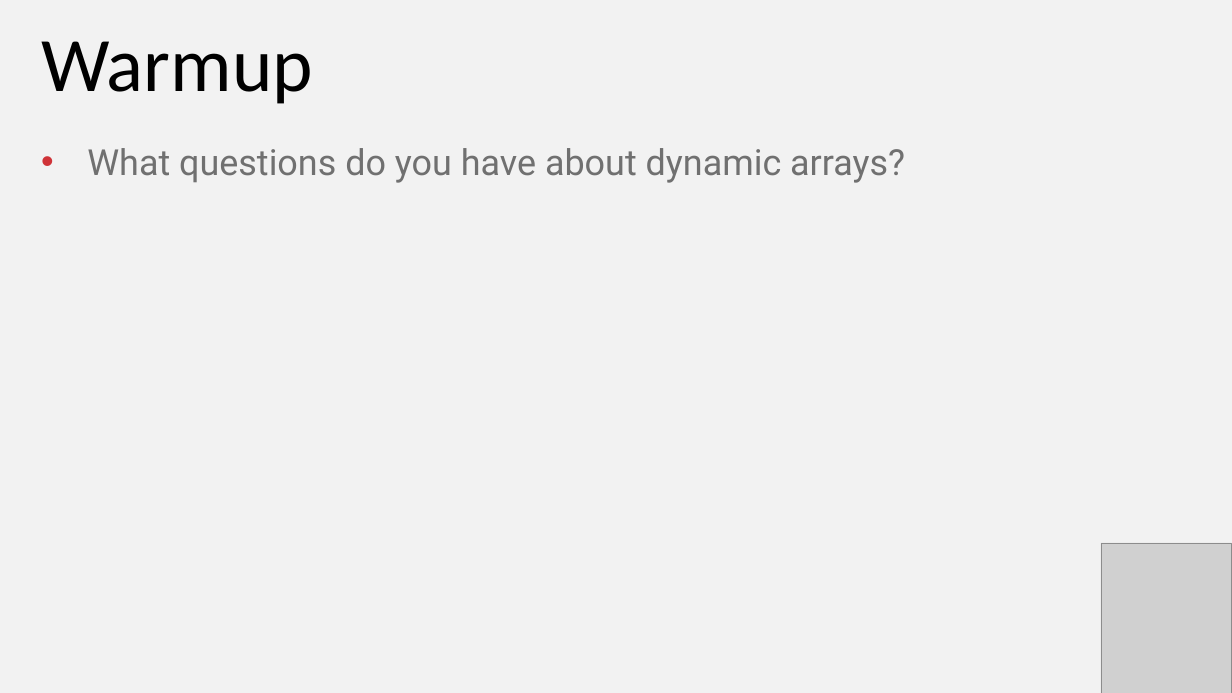
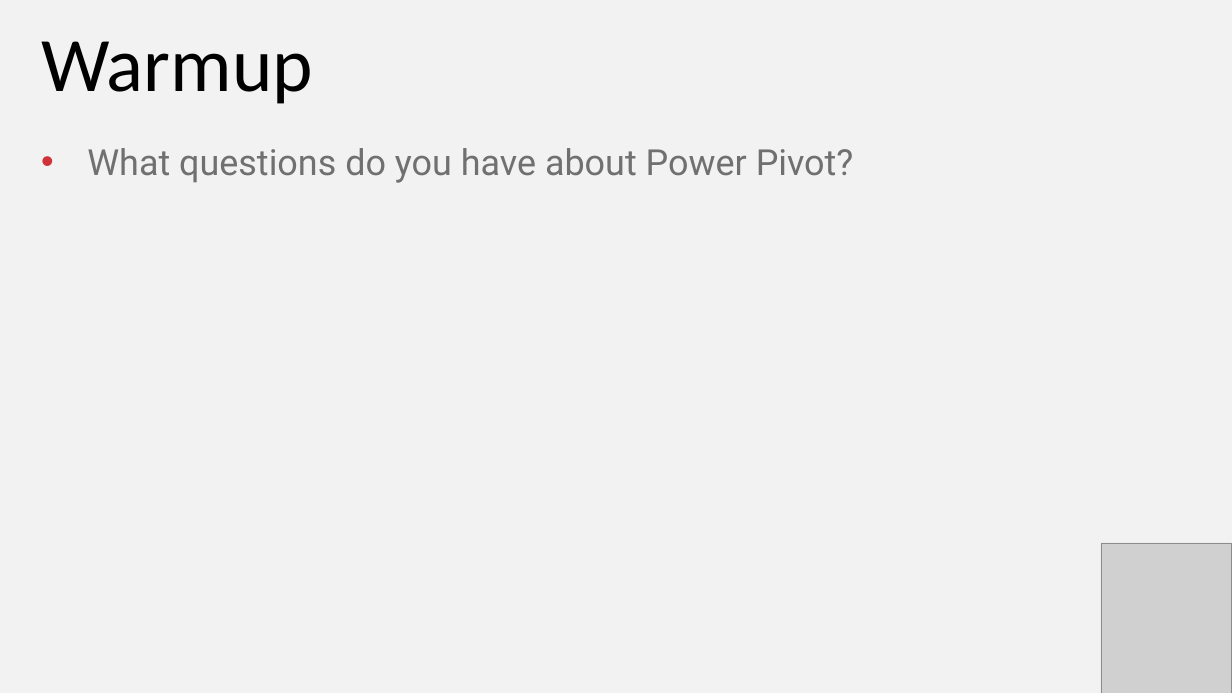
Before and after one commit to stringfestdata/modern-excel-magic-in-a-week, a slide deck: slide 2 of day-3-dynamic-arrays/day-3-dynamic-arrays.pptx (slide 3 before the commit). Drawn at 1232x693 pixels with LibreOffice and Linux fonts; fonts in the diff are those of the drawing; grey boxes stand for pictures. Boxes give left, top, right and bottom in pixels: in the first picture for what was removed or moved away, otherwise in the second. Text is boxed around its words. In the diff, an @@ line names an element or a change of style, - is before the commit and + after.

```diff
--- a/day-3-dynamic-arrays/day-3-dynamic-arrays.pptx
+++ b/day-3-dynamic-arrays/day-3-dynamic-arrays.pptx
@@ text at <box>87,148,854,183</box>: text changed @@
-• What questions do you have about dynamic arrays?
+• What questions do you have about Power Pivot?
```
Also in this commit, not shown: 1 other slide changed, 1 slide added, 14 slides removed, 20 other files.
